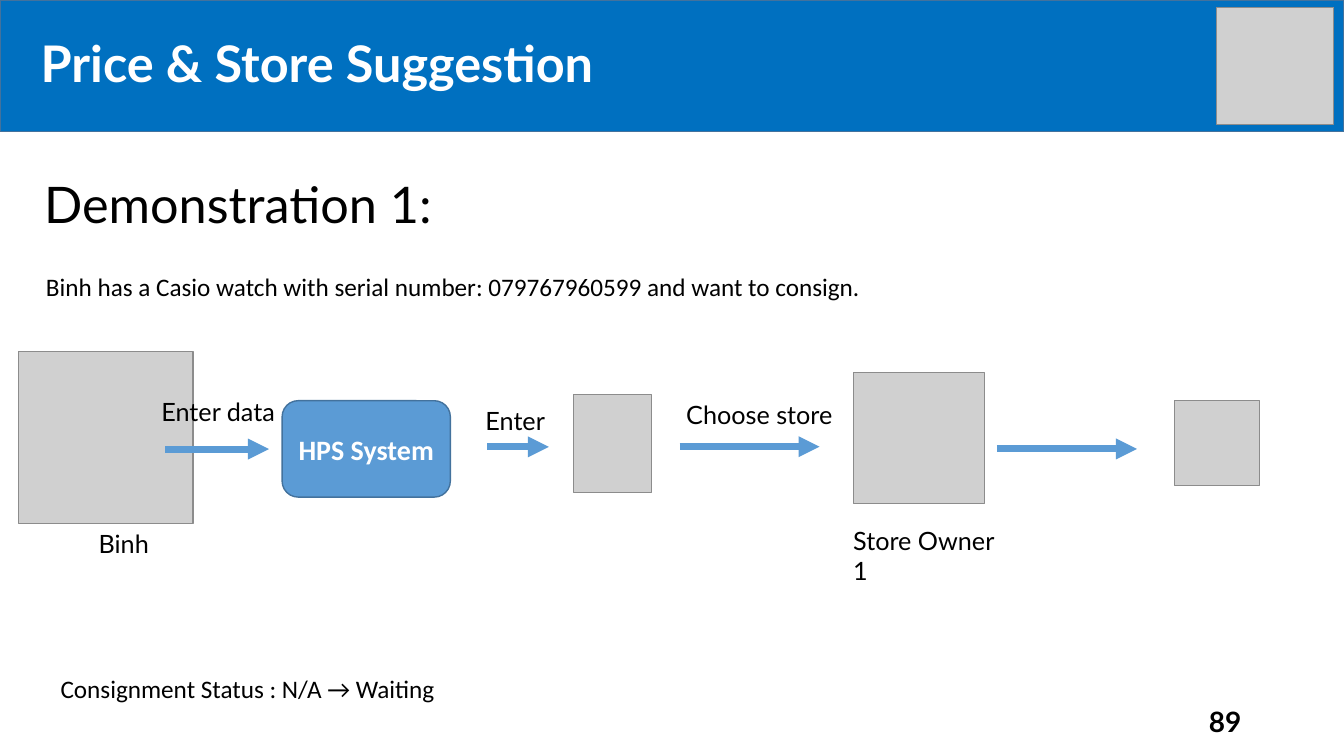
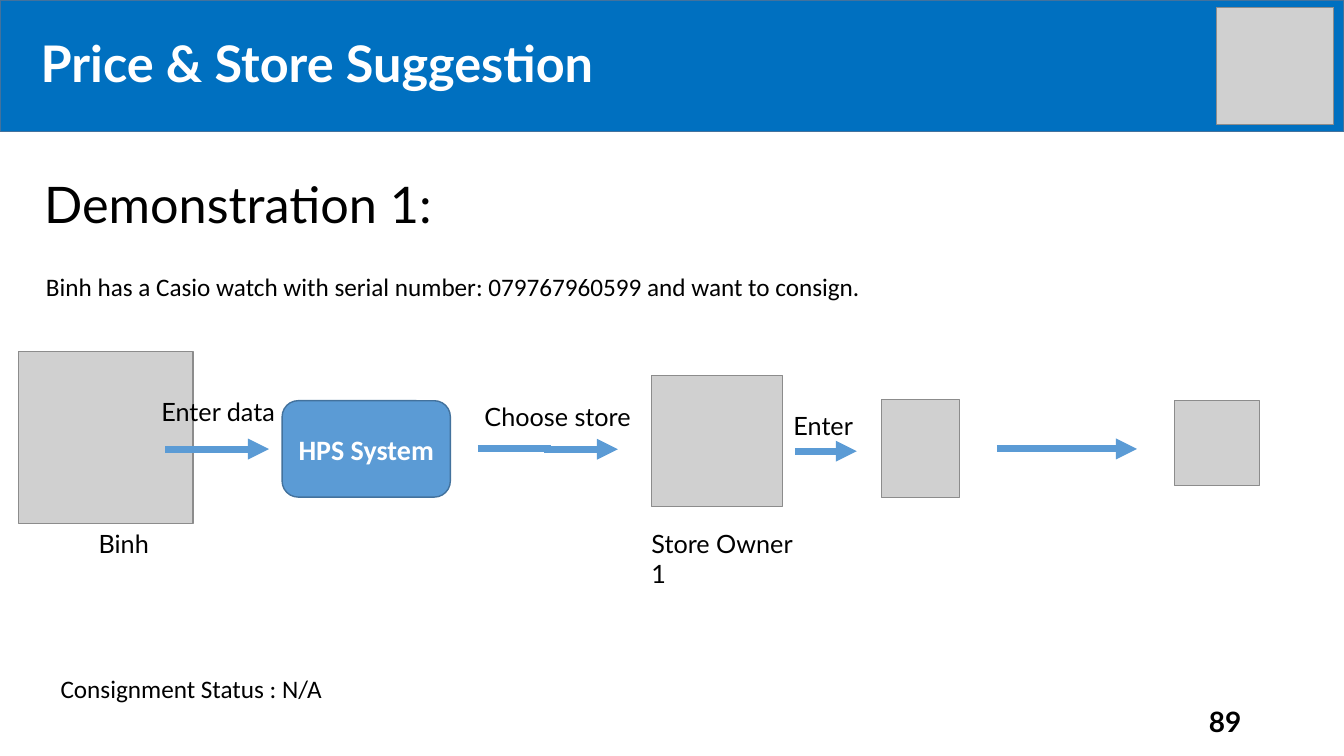
Before and after one commit to tiendan3108/CP, a slide deck: slide 89 of Source/Presentation/PreFinalPresentation.pptx. Drawn at 1344x756 pixels with LibreOffice and Linux fonts; fonts in the diff are those of the drawing; grey boxes stand for pictures. Boxes give left, top, right and bottom in pixels: in the first picture for what was removed or moved away, otherwise in the second. Text is boxed around its words. In the diff, an @@ line names an element or a change of style, - is before the commit and + after.

```diff
--- a/Source/Presentation/PreFinalPresentation.pptx
+++ b/Source/Presentation/PreFinalPresentation.pptx
@@ text "Enter" moved from (x1=485, y1=412, x2=544, y2=431) to (x1=793, y1=417, x2=852, y2=436) @@
@@ picture moved from (x1=574, y1=395, x2=651, y2=493) to (x1=882, y1=399, x2=960, y2=497) @@
@@ 1 picture, 1 text, 1 elbow arrow moved together from (x1=680, y1=373, x2=984, y2=504) to (x1=478, y1=375, x2=782, y2=506) @@
@@ elbow arrow moved from (488, 447) - (548, 447) to (796, 451) - (857, 452) @@
@@ text "Store Owner 1" moved from (x1=853, y1=531, x2=994, y2=580) to (x1=651, y1=534, x2=792, y2=583) @@
@@ text at (x1=61, y1=680, x2=322, y2=703): text changed @@
-Consignment Status : N/A → Waiting
+Consignment Status : N/A
```
Also in this commit, not shown: 18 other slides changed.
